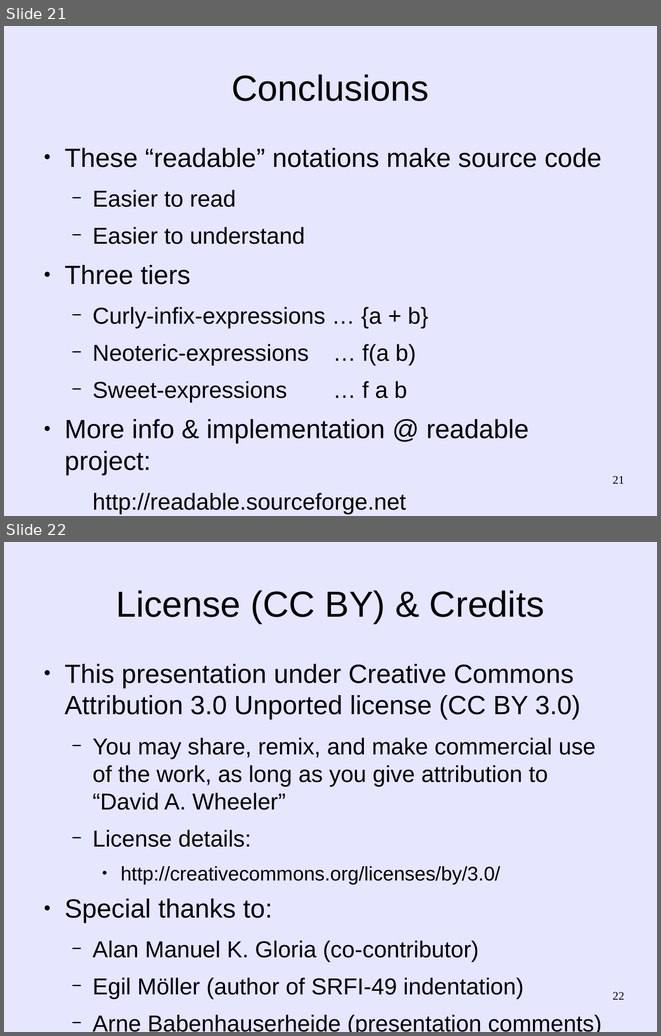
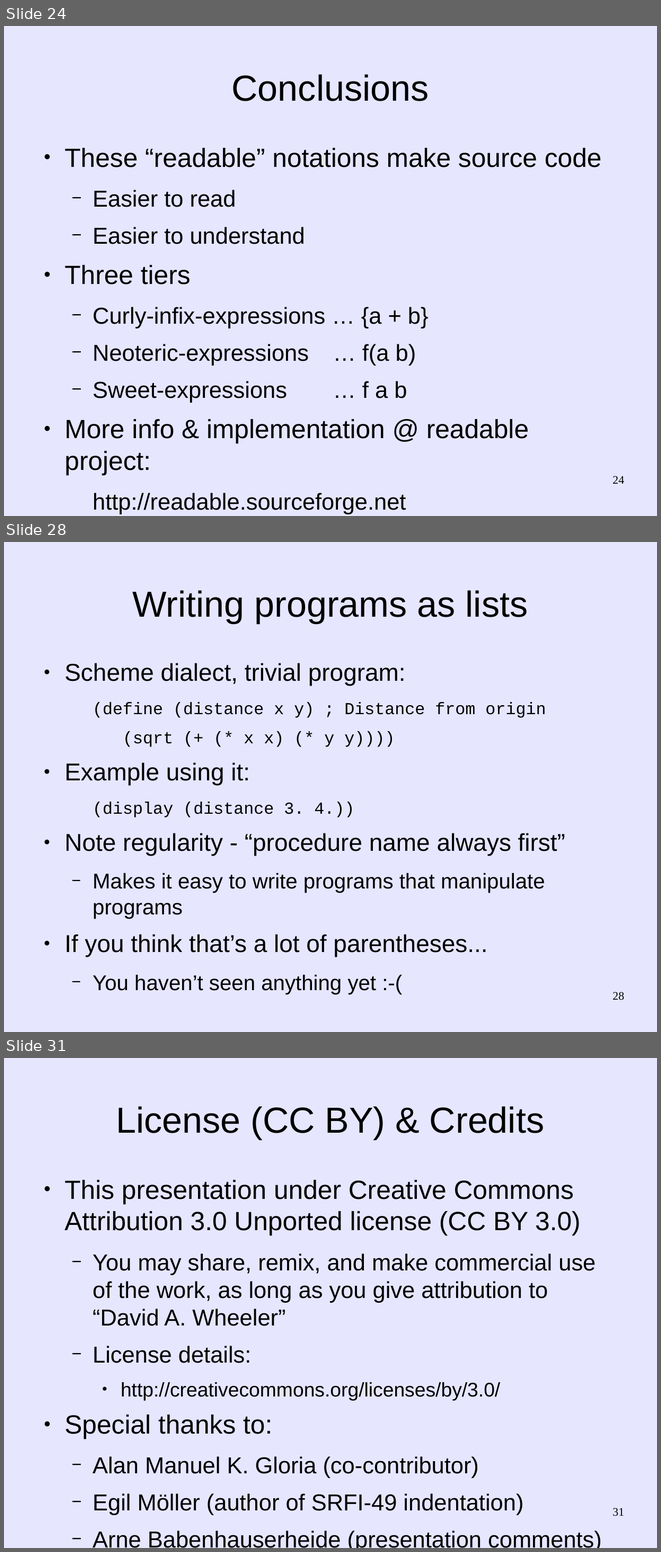
Before and after one commit to martin12333/Readable-Lisp-S-expressions, a slide deck: readable-s-expressions.odp. Shown one above the other, each under a label of ours: slides 21 and 22 before the commit, slides 24, 28 and 31 after it; the slides between them are not shown. The pictures are 661x1036 and 661x1552 pixels, drawn with LibreOffice and Linux fonts; fonts in the diff are those of the drawing. Boxes give left, top, right and bottom in pixels: in the first picture for what was removed or moved away, otherwise in the second. Text is boxed around its words. In the diff, an @@ line names an element or a change of style, - is before the commit and + after.

```diff
--- a/readable-s-expressions.odp
+++ b/readable-s-expressions.odp
@@ slide 28 added at (4, 542, 657, 1032), background #E6E6FF @@
@@ title added at (132, 590, 528, 624), 44 pt, text #000000 @@
+Writing programs as lists
@@ text added at (64, 663, 565, 995), 29.6 pt, text #000000 @@
+● Scheme dialect, trivial program:
+  (define (distance x y) ; Distance from origin
+  (sqrt (+ (* x x) (* y y))))
+● Example using it:
+  (display (distance 3. 4.))
+● Note regularity - “procedure name always first”
+  − Makes it easy to write programs that manipulate programs
+● If you think that’s a lot of parentheses...
+  − You haven’t seen anything yet :-(
@@ page number added at (612, 992, 624, 1000), 14 pt, text #000000 @@
+28
@@ what was slide 21 is now slide 24 @@
@@ page number at (612, 476, 624, 484): text changed @@
-21
+24
@@ what was slide 22 is now slide 31 @@
@@ page number at (612, 1508, 624, 1516): text changed @@
-22
+31
```
Also in this commit, not shown: 9 slides changed, 8 other slides added.
